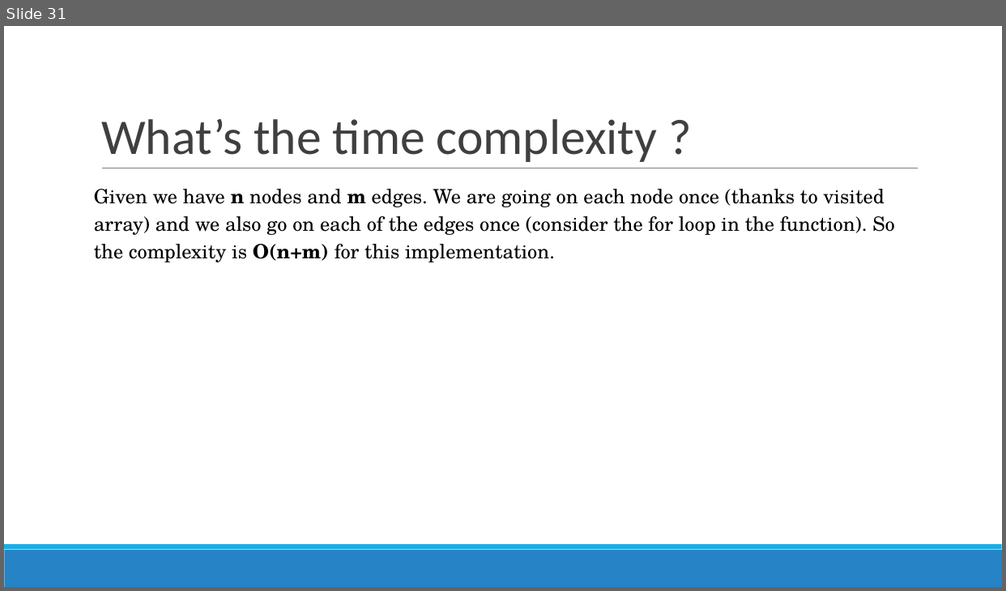
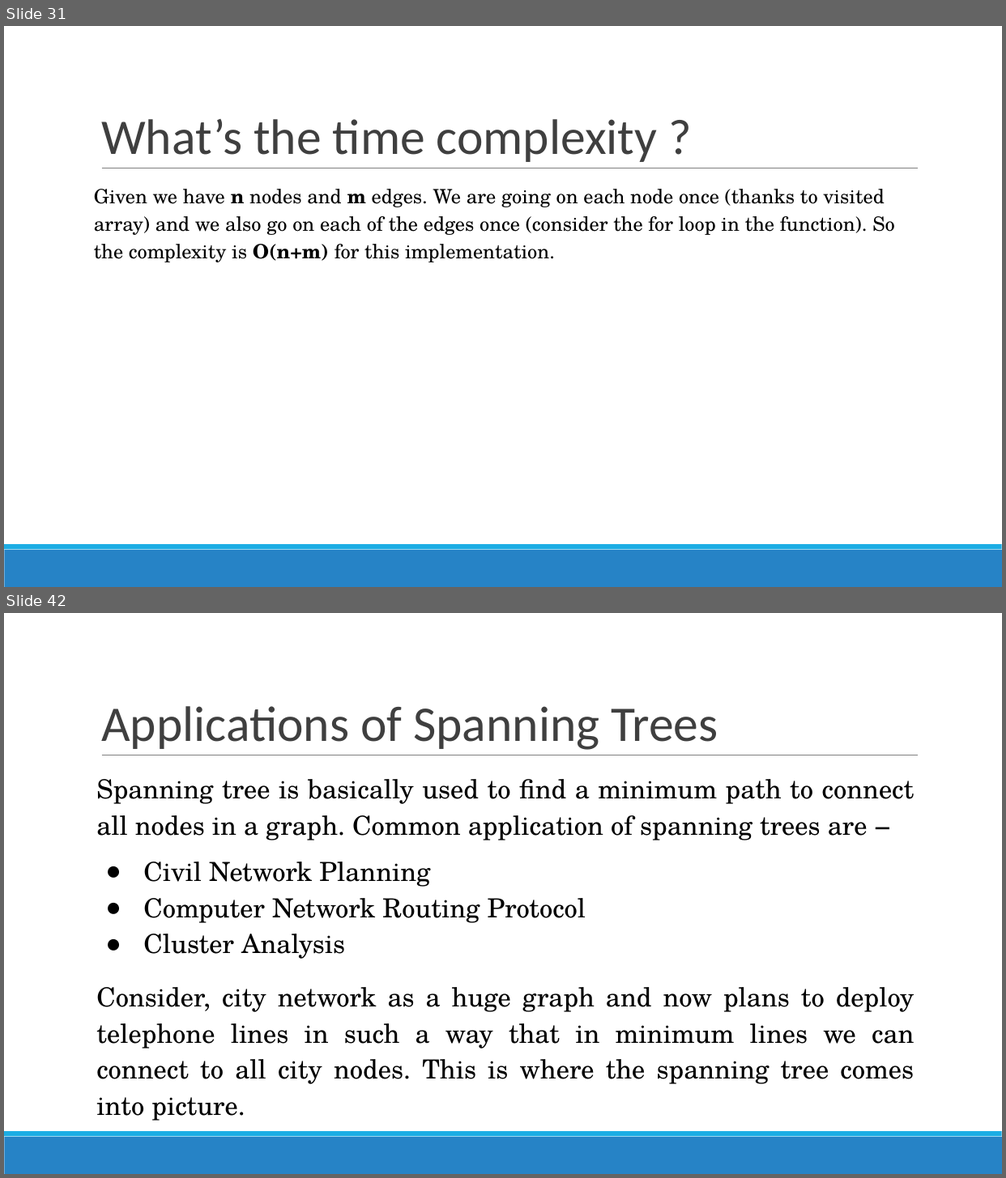
Before and after one commit to poojasabnani/DSA-for-Interviews-GirlScript-EOP, a slide deck: Day 12-13/Graphs.pptx. Shown one above the other, each under a label of ours: slide 31 before the commit, slides 31 and 42 after it; the slides between them are not shown. The pictures are 1006x591 and 1006x1178 pixels, drawn with LibreOffice and Linux fonts; fonts in the diff are those of the drawing. Boxes give left, top, right and bottom in pixels: in the first picture for what was removed or moved away, otherwise in the second. Text is boxed around its words. In the diff, an @@ line names an element or a change of style, - is before the commit and + after.

```diff
--- a/Day 12-13/Graphs.pptx
+++ b/Day 12-13/Graphs.pptx
@@ slide 42 added at bbox=[4, 613, 1002, 1174], background #FFFFFF; not listed: 3 template elements that a slide beside it also shows @@
@@ title added at bbox=[101, 706, 718, 750], 48 pt, text #3F3F3F @@
+Applications of Spanning Trees
@@ text added at bbox=[96, 779, 914, 1084], 25.3 pt, text #000000 @@
+Spanning tree is basically used to find a minimum path to connect all nodes in a graph. Common application of spanning trees are −
+● Civil Network Planning
+● Computer Network Routing Protocol
+● Cluster Analysis
+Consider, city network as a huge graph and now plans to deploy telephone lines in such a way that in minimum lines we can connect to all city nodes. This is where the spanning tree comes into picture.
```
Also in this commit, not shown: 14 other slides added, 1 slide removed, 4 other files.
